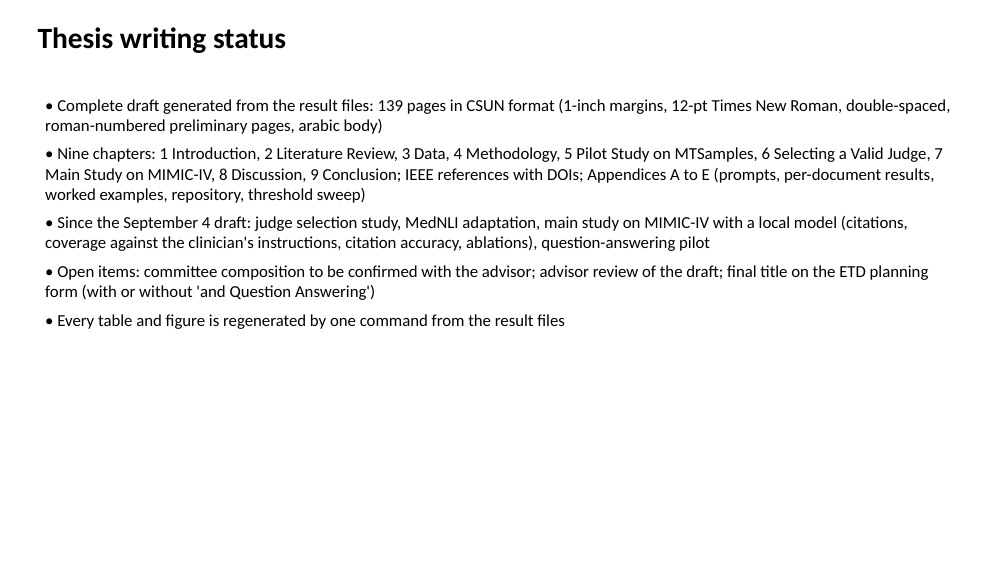
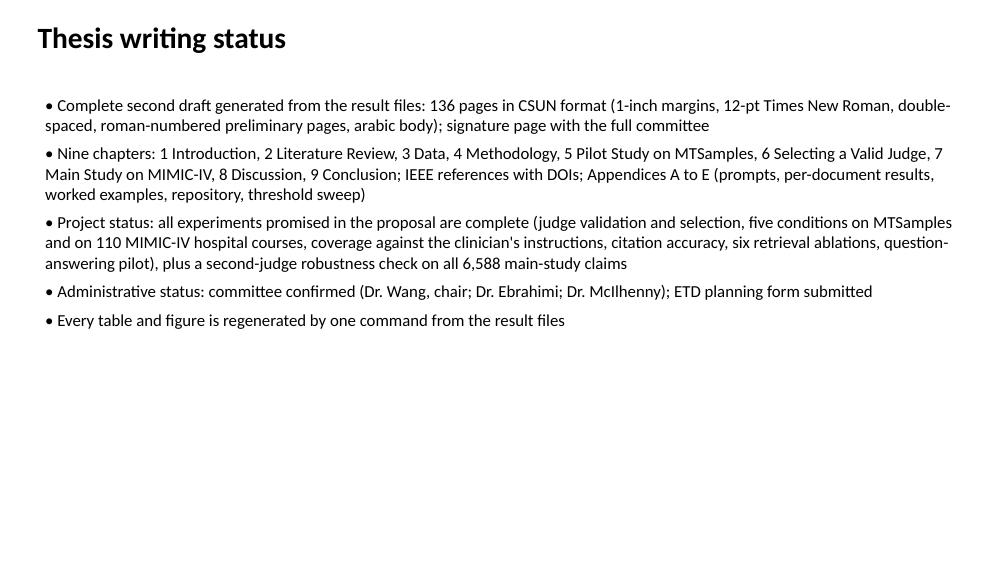
Before and after one commit to slay-a/medical-hallucination-eval, a slide deck: slide 17 of deliverables/Progress_Slides_Fall2026.pptx (slide 16 before the commit). Drawn at 1008x567 pixels with LibreOffice and Linux fonts; fonts in the diff are those of the drawing. Boxes give left, top, right and bottom in pixels: in the first picture for what was removed or moved away, otherwise in the second. Text is boxed around its words. In the diff, an @@ line names an element or a change of style, - is before the commit and + after.

Commit message:
Second thesis draft: committee on the signature page, consistency pass, corrected ablation statistics
- Signature page lists the committee (Ebrahimi, McIlhenny, Wang as chair)
- Chapters 1 to 4 brought in line with the main study; Chapter 4 numbering gap fixed
- Retrieval ablations reported with Holm-adjusted p-values; pilot Holm family described correctly
- Paired tests under the second judge; hypotheses answered across both studies in Chapter 8
- Section 8.4 and Table 8.1 rewritten for both studies; literature review extended
- Table renderer sizes columns so header words are never split
- Second progress report slides

```diff
--- a/deliverables/Progress_Slides_Fall2026.pptx
+++ b/deliverables/Progress_Slides_Fall2026.pptx
@@ text at <box>45,99,951,134</box>: text changed @@
-• Complete draft generated from the result files: 139 pages in CSUN format (1-inch margins, 12-pt Times New Roman, double-spaced, roman-numbered preliminary pages, arabic body)
+• Complete second draft generated from the result files: 136 pages in CSUN format (1-inch margins, 12-pt Times New Roman, double-spaced, roman-numbered preliminary pages, arabic body); signature page with the full committee
@@ text at <box>45,216,952,300</box>: text changed @@
-• Since the September 4 draft: judge selection study, MedNLI adaptation, main study on MIMIC-IV with a local model (citations, coverage against the clinician's instructions, citation accuracy, ablations), question-answering pilot
-• Open items: committee composition to be confirmed with the advisor; advisor review of the draft; final title on the ETD planning form (with or without 'and Question Answering')
+• Project status: all experiments promised in the proposal are complete (judge validation and selection, five conditions on MTSamples and on 110 MIMIC-IV hospital courses, coverage against the clinician's instructions, citation accuracy, six retrieval ablations, question-answering pilot), plus a second-judge robustness check on all 6,588 main-study claims
+• Administrative status: committee confirmed (Dr. Wang, chair; Dr. Ebrahimi; Dr. McIlhenny); ETD planning form submitted
```
Also in this commit, not shown: 6 other slides changed, 2 slides added, 17 other files.
